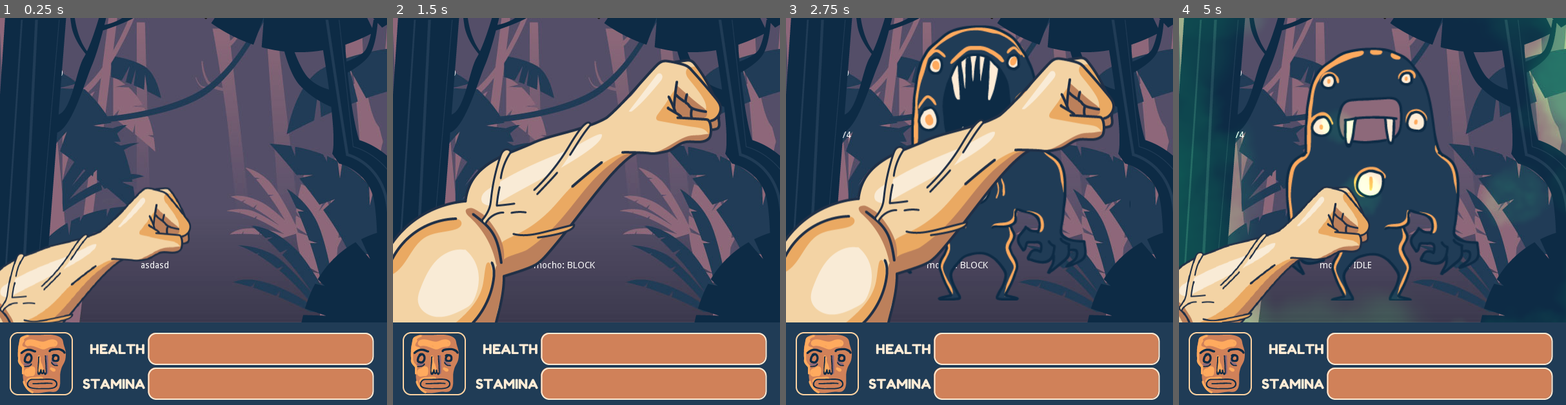
Above: before the commit, frames 1-4 (left to right).
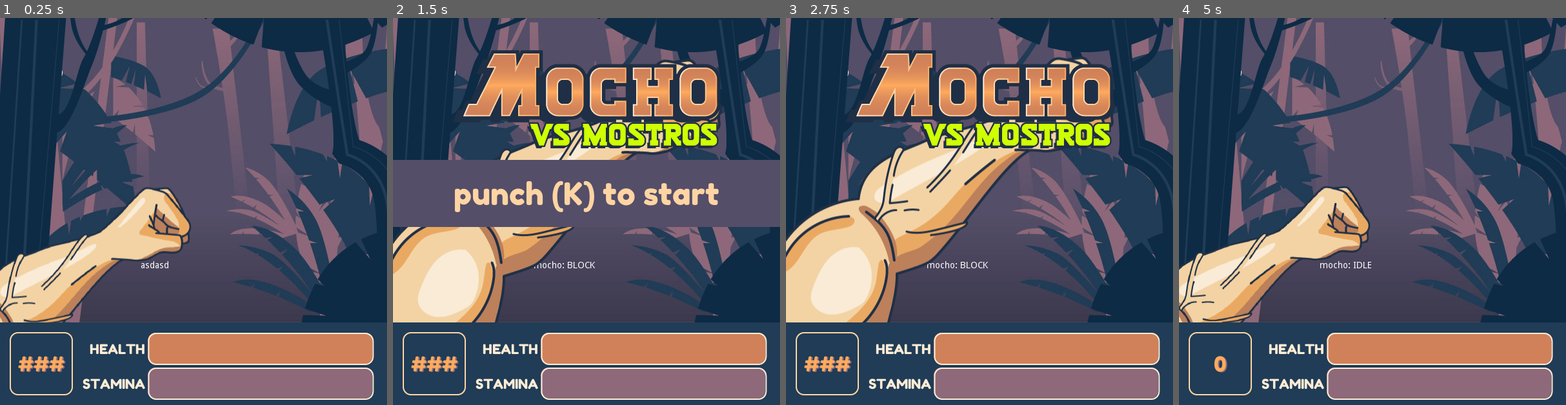
Above: after the commit, the same moments.

Repository: blackmambastudio/mocho
Game: Godot game, scene res://Game.tscn
The game is run twice, just before and just after one commit, with the same random seed, the same clock (stepped at 60 frames per second) and the same inputs.
Inputs (mouse positions are in pixels of both pictures, inside the frame that each line leads up to):
- Up to frame 1 (0.25 s): no input
- Up to frame 2 (1.5 s): move the mouse to (671, 192) at 0.52 s; hold Right (ui_right) 0.53-1.28 s; tap D (block) at 0.6 s; click (671, 192) at 0.67 s; tap K (hit) at 0.8, 1.35 s; move the mouse to (509, 230) at 1.27 s; click (509, 230) at 1.42 s
- Up to frame 3 (2.75 s): tap D (block) at 1.55, 2.1 s; move the mouse to (1018, 126) at 2.02 s; hold Right (ui_right) from 2.03 s (still down); click (1018, 126) at 2.17 s; tap K (hit) at 2.3 s
- Up to frame 4 (5 s): move the mouse to (1353, 288) at 2.77 s; tap K (hit) at 2.85, 3.8, 4.35 s; click (1353, 288) at 2.92 s; tap D (block) at 3.05, 3.6, 4.55 s; move the mouse to (1488, 269) at 3.52 s; release Right (ui_right) at 3.53 s; click (1488, 269) at 3.67 s; tap Enter at 4.25 s; move the mouse to (1256, 153) at 4.27 s; click (1256, 153) at 4.42 s

The runs differ from the first frame. In frame 1, 5.8% of the frame differs, in the area x 4-97%, y 81-99%; in frame 2, 31%, in the area x 0-100%, y 8-99%; in frame 3, 25%; in frame 4, 30%.

Commit message:
Added start screen and fixed smoke for Marta

Diff:
--- a/GUI.gd
+++ b/GUI.gd
@@ -1,9 +1,12 @@
 extends CanvasLayer
 
 signal restart_pressed
+signal start_pressed
 
 onready var _health = $GUI/HUD/VBoxContainer/HealthContainer/HealthBar
 onready var _stamina = $GUI/HUD/VBoxContainer/StaminaContainer/StaminaBar
+
+var in_start = false
 
 # Called when the node enters the scene tree for the first time.
 func _ready():
@@ -17,11 +20,25 @@
 	_stamina.set_value(value)
 
 func _process(delta):
-	if not $GUI/RestartContainer.is_visible(): return
+	if not $GUI/RestartContainer.is_visible() and not in_start: return
 	if Input.is_action_just_pressed("hit"):
-		$GUI/RestartContainer.hide()
-		emit_signal("restart_pressed")
+		if $GUI/RestartContainer.is_visible():
+			$GUI/RestartContainer.hide()
+			emit_signal("restart_pressed")
+		else:
+			in_start = false
+			$GUI/AnimationPlayer.play("ShowStart", -1, -2.0, true)
+			yield($GUI/AnimationPlayer, "animation_finished")
+			emit_signal("start_pressed")
 
 func show_restart():
 	yield(get_tree().create_timer(2.0), "timeout")
 	$GUI/RestartContainer.show()
+
+func update_kills(new_value):
+	$GUI/HUD/Kills.text = str(new_value)
+
+func show_start():
+	$GUI/AnimationPlayer.play("ShowStart")
+	yield($GUI/AnimationPlayer, "animation_finished")
+	in_start = true
--- a/GUI.tscn
+++ b/GUI.tscn
@@ -1,15 +1,61 @@
-[gd_scene load_steps=8 format=2]
+[gd_scene load_steps=12 format=2]
 
 [ext_resource path="res://GUI.gd" type="Script" id=1]
 [ext_resource path="res://Assets/hud_background.png" type="Texture" id=2]
 [ext_resource path="res://CustomResources/DynamicFont/Fredoka-21.tres" type="DynamicFont" id=3]
 [ext_resource path="res://Assets/health_over.png" type="Texture" id=4]
 [ext_resource path="res://Assets/health_progress.png" type="Texture" id=5]
-[ext_resource path="res://Assets/FredokaOne-Regular.ttf" type="DynamicFontData" id=6]
+[ext_resource path="res://Assets/stamina_progress.png" type="Texture" id=6]
+[ext_resource path="res://Assets/FredokaOne-Regular.ttf" type="DynamicFontData" id=7]
+[ext_resource path="res://Assets/title.png" type="Texture" id=8]
+
+[sub_resource type="DynamicFont" id=2]
+size = 32
+font_data = ExtResource( 7 )
 
 [sub_resource type="DynamicFont" id=1]
 size = 48
-font_data = ExtResource( 6 )
+font_data = ExtResource( 7 )
+
+[sub_resource type="Animation" id=3]
+resource_name = "ShowStart"
+length = 2.0
+tracks/0/type = "value"
+tracks/0/path = NodePath("StartContainer/Title:rect_position")
+tracks/0/interp = 1
+tracks/0/loop_wrap = true
+tracks/0/imported = false
+tracks/0/enabled = true
+tracks/0/keys = {
+"times": PoolRealArray( 0, 0.3, 0.7 ),
+"transitions": PoolRealArray( -2, -2, 1 ),
+"update": 0,
+"values": [ Vector2( 660, 50 ), Vector2( 660, 50 ), Vector2( 92, 50 ) ]
+}
+tracks/1/type = "value"
+tracks/1/path = NodePath("StartContainer/StartContainer:rect_position")
+tracks/1/interp = 1
+tracks/1/loop_wrap = true
+tracks/1/imported = false
+tracks/1/enabled = true
+tracks/1/keys = {
+"times": PoolRealArray( 0, 0.9, 1.3 ),
+"transitions": PoolRealArray( 1, 2, 1 ),
+"update": 0,
+"values": [ Vector2( -650, 220 ), Vector2( -650, 220 ), Vector2( 0, 220 ) ]
+}
+tracks/2/type = "value"
+tracks/2/path = NodePath("StartContainer/TutorialContainer:rect_position")
+tracks/2/interp = 1
+tracks/2/loop_wrap = true
+tracks/2/imported = false
+tracks/2/enabled = true
+tracks/2/keys = {
+"times": PoolRealArray( 0, 1.4, 1.8 ),
+"transitions": PoolRealArray( 1, 2, 1 ),
+"update": 0,
+"values": [ Vector2( 680, 350 ), Vector2( 680, 350 ), Vector2( 0, 350 ) ]
+}
 
 [node name="UI" type="CanvasLayer"]
 layer = 2
@@ -40,6 +86,7 @@
 texture = ExtResource( 2 )
 
 [node name="VBoxContainer" type="VBoxContainer" parent="GUI/HUD"]
+editor/display_folded = true
 anchor_left = 1.0
 anchor_right = 1.0
 margin_left = -480.0
@@ -49,6 +96,7 @@
 alignment = 1
 
 [node name="HealthContainer" type="HBoxContainer" parent="GUI/HUD/VBoxContainer"]
+editor/display_folded = true
 margin_right = 460.0
 margin_bottom = 50.0
 alignment = 2
@@ -71,6 +119,7 @@
 texture_progress = ExtResource( 5 )
 
 [node name="StaminaContainer" type="HBoxContainer" parent="GUI/HUD/VBoxContainer"]
+editor/display_folded = true
 margin_top = 54.0
 margin_right = 460.0
 margin_bottom = 104.0
@@ -91,7 +140,20 @@
 margin_bottom = 50.0
 value = 100.0
 texture_over = ExtResource( 4 )
-texture_progress = ExtResource( 5 )
+texture_progress = ExtResource( 6 )
+
+[node name="Kills" type="Label" parent="GUI/HUD"]
+margin_left = 16.0
+margin_top = 16.0
+margin_right = 112.0
+margin_bottom = 112.0
+custom_fonts/font = SubResource( 2 )
+custom_colors/font_color = Color( 1, 0.666667, 0.368627, 1 )
+custom_colors/font_color_shadow = Color( 0.552941, 0.411765, 0.478431, 1 )
+custom_constants/shadow_offset_x = 2
+text = "###"
+align = 1
+valign = 1
 
 [node name="RestartContainer" type="Control" parent="GUI"]
 editor/display_folded = true
@@ -119,3 +181,77 @@
 custom_fonts/font = SubResource( 1 )
 custom_colors/font_color = Color( 1, 0.666667, 0.368627, 1 )
 text = "punch to restart"
+
+[node name="StartContainer" type="Control" parent="GUI"]
+anchor_right = 1.0
+anchor_bottom = 1.0
+
+[node name="Title" type="TextureRect" parent="GUI/StartContainer"]
+anchor_left = 0.5
+anchor_top = 0.5
+anchor_right = 0.5
+anchor_bottom = 0.5
+margin_left = 360.0
+margin_top = -250.0
+margin_right = 776.001
+margin_bottom = -98.0
+texture = ExtResource( 8 )
+
+[node name="StartContainer" type="Control" parent="GUI/StartContainer"]
+editor/display_folded = true
+margin_left = -650.0
+margin_top = 220.0
+margin_right = -50.0
+margin_bottom = 324.0
+
+[node name="ColorRect" type="ColorRect" parent="GUI/StartContainer/StartContainer"]
+margin_right = 600.0
+margin_bottom = 104.0
+mouse_filter = 2
+color = Color( 0.329412, 0.305882, 0.407843, 1 )
+
+[node name="Label" type="Label" parent="GUI/StartContainer/StartContainer"]
+anchor_left = 0.5
+anchor_top = 0.5
+anchor_right = 0.5
+anchor_bottom = 0.5
+margin_left = -231.0
+margin_top = -29.5
+margin_right = 231.0
+margin_bottom = 29.5
+custom_fonts/font = SubResource( 1 )
+custom_colors/font_color = Color( 1, 0.831373, 0.639216, 1 )
+text = "punch (K) to start"
+align = 1
+valign = 1
+
+[node name="TutorialContainer" type="Control" parent="GUI/StartContainer"]
+editor/display_folded = true
+margin_left = 680.0
+margin_top = 350.0
+margin_right = 1280.0
+margin_bottom = 454.0
+
+[node name="ColorRect" type="ColorRect" parent="GUI/StartContainer/TutorialContainer"]
+margin_right = 600.0
+margin_bottom = 104.0
+mouse_filter = 2
+color = Color( 0.329412, 0.305882, 0.407843, 1 )
+
+[node name="Label" type="Label" parent="GUI/StartContainer/TutorialContainer"]
+anchor_left = 0.5
+anchor_top = 0.5
+anchor_right = 0.5
+anchor_bottom = 0.5
+margin_left = -231.0
+margin_top = -29.5
+margin_right = 231.0
+margin_bottom = 29.5
+custom_fonts/font = SubResource( 1 )
+custom_colors/font_color = Color( 1, 0.831373, 0.639216, 1 )
+text = "block (D) to learn"
+align = 1
+valign = 1
+
+[node name="AnimationPlayer" type="AnimationPlayer" parent="GUI"]
+anims/ShowStart = SubResource( 3 )
--- a/Game.gd
+++ b/Game.gd
@@ -19,12 +19,14 @@
 	$Metronome.connect('SIXTEENTH', self, 'on_metronome_note')
 	$Metronome.connect('SYNC', self, 'on_metronome_sync_start')
 	$UI.connect("restart_pressed", self, "restart_game")
+	$UI.connect("start_pressed", self, "start_juego")
 
-	start_juego()
+	$UI.show_start()
 
 func start_juego():
 	$UI.update_health(100)
 	$UI.update_stamina(100)
+	$UI.update_kills(0)
 	self.new_monster()
 	yield(get_tree().create_timer(2), 'timeout')
 	$Metronome.start()
@@ -58,6 +60,8 @@
 		kills += 1
 		$Kills.text = "Kills: " + str(kills)
 
+		# Update the GUI
+		$UI.update_kills(kills)
 
 # Comenté esto porque ahora el Input Map del proyecto registra la K y el clic
 # izquierdo como "hit"; y la D y el clic derecho como "block" ------------------
--- a/MonsterMarta.tscn
+++ b/MonsterMarta.tscn
@@ -7,7 +7,7 @@
 
 [sub_resource type="Animation" id=1]
 resource_name = "Spit"
-length = 0.6
+length = 0.7
 tracks/0/type = "value"
 tracks/0/path = NodePath("Smoke:position")
 tracks/0/interp = 1
@@ -80,6 +80,30 @@
 "update": 0,
 "values": [ Color( 1, 1, 1, 1 ), Color( 1, 1, 1, 1 ), Color( 1, 1, 1, 0 ) ]
 }
+tracks/6/type = "value"
+tracks/6/path = NodePath("Smoke:visible")
+tracks/6/interp = 1
+tracks/6/loop_wrap = true
+tracks/6/imported = false
+tracks/6/enabled = true
+tracks/6/keys = {
+"times": PoolRealArray( 0.010623, 0.684403 ),
+"transitions": PoolRealArray( 1, 1 ),
+"update": 1,
+"values": [ true, false ]
+}
+tracks/7/type = "value"
+tracks/7/path = NodePath("SmokeFX:visible")
+tracks/7/interp = 1
+tracks/7/loop_wrap = true
+tracks/7/imported = false
+tracks/7/enabled = true
+tracks/7/keys = {
+"times": PoolRealArray( 0.010623, 0.684403 ),
+"transitions": PoolRealArray( 1, 1 ),
+"update": 1,
+"values": [ true, false ]
+}
 
 [sub_resource type="CanvasItemMaterial" id=2]
 blend_mode = 1
@@ -102,7 +126,6 @@
 margin_bottom = 64.649
 
 [node name="Sprite" parent="." index="2"]
-position = Vector2( 300, 224.54 )
 texture = ExtResource( 3 )
 hframes = 6
 
Binary file changed: Assets/hud_background.png
Binary file added: Assets/stamina_progress.png
Not shown, added: Assets/stamina_progress.png.import
Binary file added: Assets/title.png
Not shown, added: Assets/title.png.import
